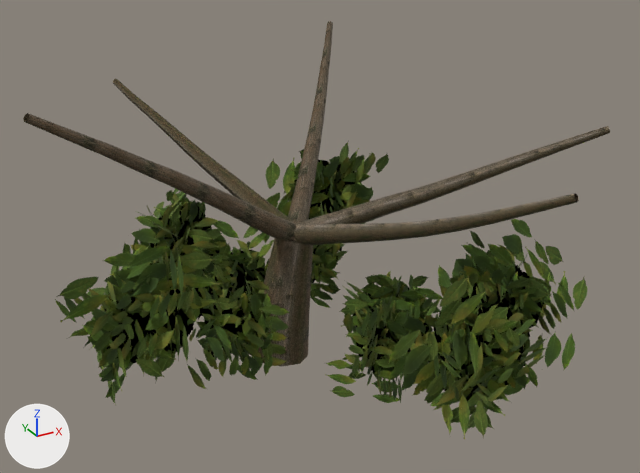
One commit to the glTF model assets/models/tree/fig_5.glb: the scene before it, then after it.
Both versions are drawn from a 50 mm camera at (-8.16, -16.15, 12.71) aimed at (0.86, 0.25, 4.51). Arrows for +X, +Y and +Z are at lower left; the lights stay in place. The picture after the commit comes second. Where no turn or scale is listed for an object, it has been applied to the vertices. Vertices at exactly the same position are counted once.

The first picture shows 'fig'.
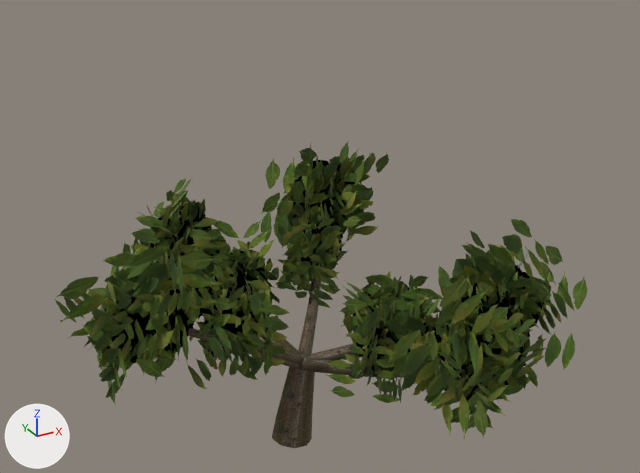
Where the newer file only moved an object's origin or applied its transform, the numbers keep the older frame.

Diff of the bpy script that builds the scene:
```diff
--- a/assets/models/tree/fig_5.glb.py
+++ b/assets/models/tree/fig_5.glb.py
@@ me_woodmesh @@
 # used by ob_fig; location = (-5.59, 6.64, 1.6)
-me_woodmesh.from_pydata(...)  # 1325 vertices, 1150 faces; spans x 0.0..11.84, y -12.68..0.0, z 0.0..7.07
+me_woodmesh.from_pydata(...)  # 1322 vertices, 1150 faces; spans x 0.0..11.84, y -12.68..0.0, z -2.24..4.44
+# me_woodmesh part 1: a new loose piece of 73 vertices spanning x 1.82..6.06, y -7.84..-6.53, z -0.36..2.62, in mat_bark
+# me_woodmesh part 2: a new loose piece of 71 vertices spanning x 5.53..8.34, y -7.01..-3.36, z -0.36..2.44, in mat_bark
+# me_woodmesh part 3: a new loose piece of 70 vertices spanning x 4.38..6.01, y -7.01..-2.33, z -0.33..1.58, in mat_bark
+# me_woodmesh part 4: a new loose piece of 70 vertices spanning x 5.57..7.33, y -11.04..-6.48, z -0.33..1.73, in mat_bark
+# me_woodmesh part 5: a new loose piece of 70 vertices spanning x 5.51..9.48, y -9.41..-6.48, z -0.34..1.81, in mat_bark
+# me_woodmesh part 6: a new loose piece of 36 vertices spanning x 5.02..6.08, y -7.11..-6.14, z -2.24..-0.06, in mat_bark
+# me_woodmesh part 7: the loose piece of 73 vertices spanning x 5.46..8.01, y -12.68..-6.04, z 2.77..5.78 is deleted
+# me_woodmesh part 8: the loose piece of 71 vertices spanning x 5.37..11.14, y -10.31..-6.04, z 2.76..5.89 is deleted
+# me_woodmesh part 9: the loose piece of 71 vertices spanning x 3.73..6.09, y -6.8..0.0, z 2.77..5.56 is deleted
+# me_woodmesh part 10: the loose piece of 71 vertices spanning x 5.4..9.49, y -6.81..-1.49, z 2.74..6.8 is deleted
+# me_woodmesh part 11: the loose piece of 70 vertices spanning x 0.0..6.16, y -8.02..-6.11, z 2.74..7.07 is deleted
+# me_woodmesh part 12
+# 37 vertices are removed from x 4.66..6.2, y -6.95..-5.54, z 0.0..3.17
+# 54 faces are deleted
 me_woodmesh.materials.append(mat_bark)
```

Pixel boxes (x1, y1, x2, y2) of what changed, in the pictures (640 x 473 px):
'fig', reshaped (10% narrower, 26% shorter): before (23, 21, 610, 439); after (56, 140, 587, 448)
part 1 of me_woodmesh, added: after (181, 328, 304, 369)
part 2 of me_woodmesh, added (brown): after (298, 201, 328, 369)
part 3 of me_woodmesh, added (mostly hidden): after (182, 251, 304, 370)
part 4 of me_woodmesh, added (brown): after (303, 358, 462, 377)
part 5 of me_woodmesh, added (mostly hidden): after (303, 304, 498, 361)
part 6 of me_woodmesh, added (brown): after (272, 367, 315, 448)
part 7 of me_woodmesh, deleted (brown): before (294, 194, 579, 246)
part 8 of me_woodmesh, deleted: before (295, 126, 610, 225)
part 9 of me_woodmesh, deleted: before (113, 79, 297, 243)
part 10 of me_woodmesh, deleted (brown): before (288, 21, 333, 241)
part 11 of me_woodmesh, deleted: before (23, 113, 296, 242)
part 12 of me_woodmesh, deleted (brown): before (249, 238, 313, 367)
